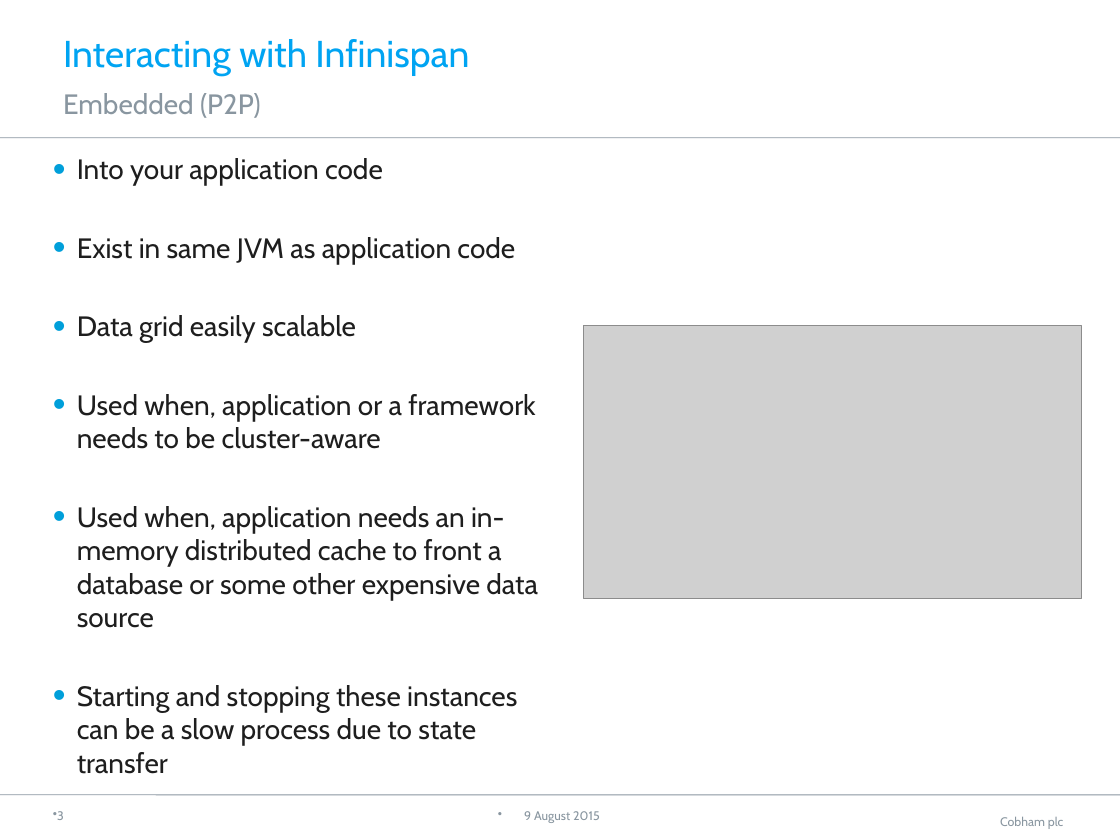
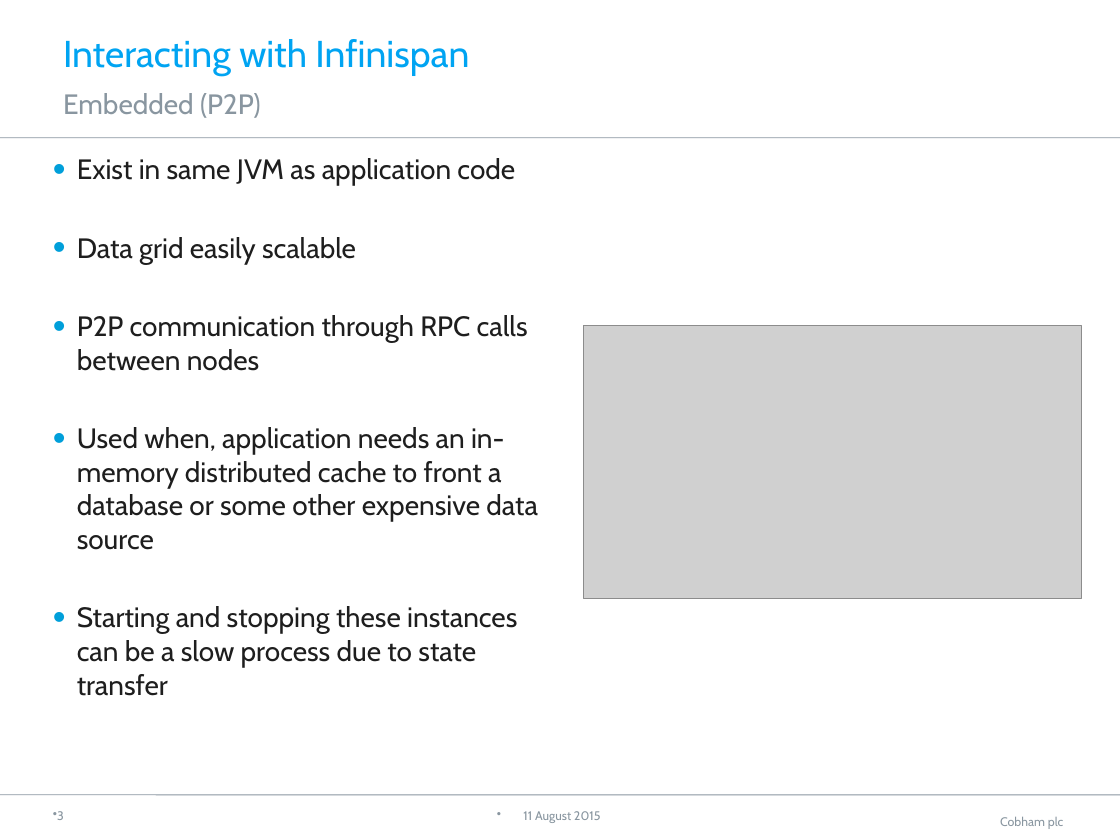
Before and after one commit to neha-bansal/Demos, a slide deck: slide 4 of infinispan-embedded-tutorial/Infinispan.pptx. Drawn at 1120x840 pixels with LibreOffice and Linux fonts; fonts in the diff are those of the drawing; grey boxes stand for pictures; background and template pictures are left out. Boxes give left, top, right and bottom in pixels: in the first picture for what was removed or moved away, otherwise in the second. Text is boxed around its words. In the diff, an @@ line names an element or a change of style, - is before the commit and + after.

```diff
--- a/infinispan-embedded-tutorial/Infinispan.pptx
+++ b/infinispan-embedded-tutorial/Infinispan.pptx
@@ text at <box>77,158,383,186</box>: paragraph removed @@
-• Into your application code
@@ text at <box>77,315,528,371</box>: text changed @@
-• Used when, application or a framework needs to be cluster-aware
+• P2P communication through RPC calls between nodes
@@ text at <box>523,811,601,823</box>: text changed @@
-9 August 2015
+11 August 2015
```
Also in this commit, not shown: 15 other slides changed, 1 other file.
